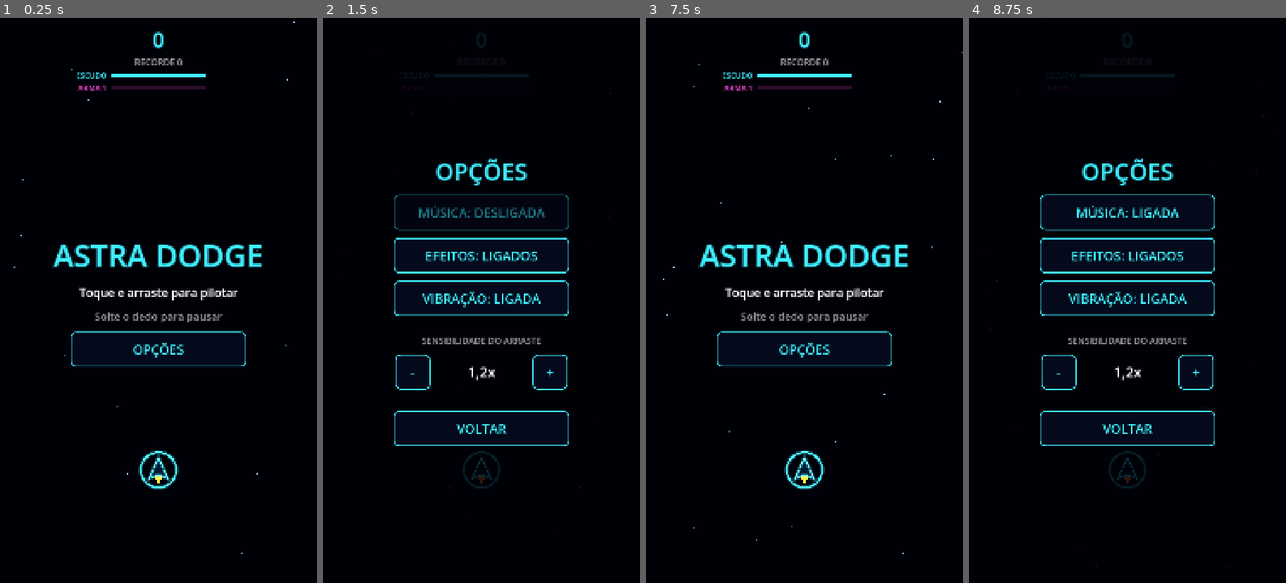
Above: before the commit, frames 1-4 (left to right).
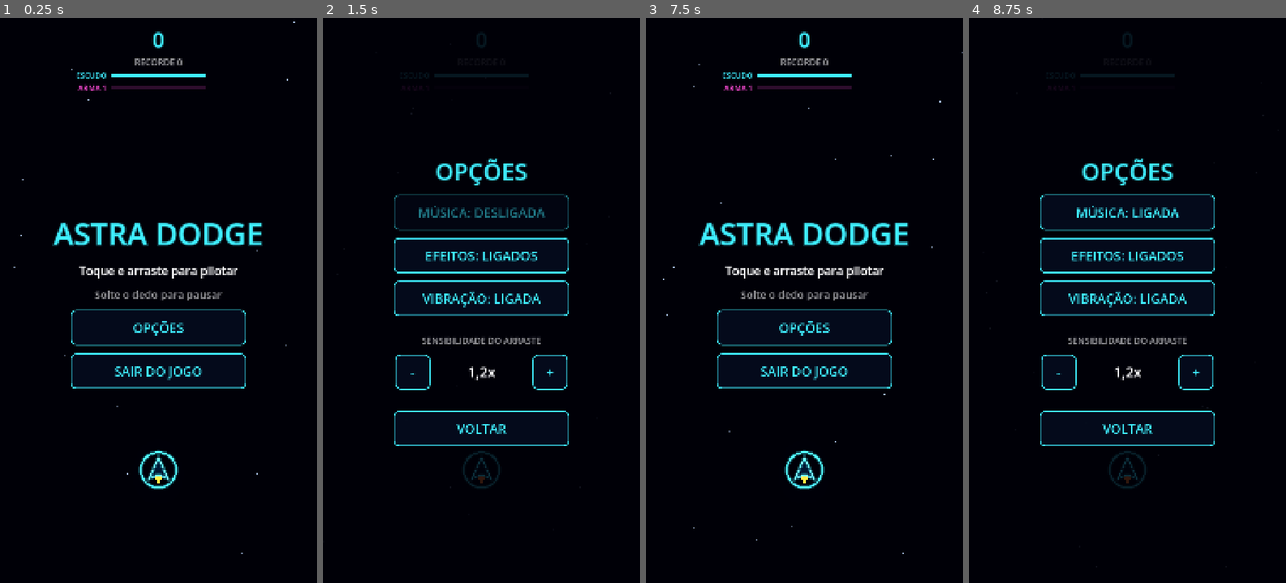
Above: after the commit, the same moments.

Repository: mprovensi/AstraDodge
Game: Godot game, scene res://scenes/main.tscn
Same seed, same stepped clock (60 frames per second), same inputs: the game is played once before the commit and once after it.
Inputs:
- Up to frame 1 (0.25 s): no input
- Up to frame 2 (1.5 s): click "OPÇÕES" at 0.5 s; click "MÚSICA: LIGADA" at 1.25 s
- Up to frame 3 (7.5 s): click "MÚSICA: DESLIGADA" at 2 s; click "EFEITOS: LIGADOS" at 2.75 s; click "EFEITOS: DESLIGADOS" at 3.5 s; click "VIBRAÇÃO: LIGADA" at 4.25 s; click "VIBRAÇÃO: DESLIGADA" at 5 s; click "-" at 5.75 s; click "+" at 6.5 s; click "VOLTAR" at 7.25 s
- Up to frame 4 (8.75 s): click "OPÇÕES" at 8 s

The runs differ from the first frame. In frame 1, 6.1% of the frame differs, in the area x 16-83%, y 36-66%; in frame 2, nothing differs; in frame 3, 6.1%; in frame 4, nothing differs.

Commit message:
Botão Sair do jogo no menu inicial
Co-Authored-By: Claude Opus 5.5 <noreply@anthropic.com>

Diff:
--- a/scripts/hud.gd
+++ b/scripts/hud.gd
@@ -35,6 +35,7 @@
 var _restart_button: Button
 var _continue_button: Button
 var _options_button: Button
+var _quit_button: Button
 
 var _options_layer: Control
 var _center_was_visible := false
@@ -102,6 +103,11 @@
 	_options_button = _make_button("OPÇÕES")
 	_options_button.pressed.connect(open_options)
 	_center.add_child(_options_button)
+	_quit_button = _make_button("SAIR DO JOGO")
+	_quit_button.pressed.connect(func() -> void:
+		Game.save_data()
+		get_tree().quit())
+	_center.add_child(_quit_button)
 
 	_build_options(root)
 	hide_center()
@@ -136,7 +142,7 @@
 func blocks_touch(pos: Vector2) -> bool:
 	if _options_layer.visible:
 		return true
-	for b: Button in [_restart_button, _continue_button, _options_button]:
+	for b: Button in [_restart_button, _continue_button, _options_button, _quit_button]:
 		if b.is_visible_in_tree() and b.get_global_rect().has_point(pos):
 			return true
 	return false
@@ -191,6 +197,7 @@
 		"Toque e arraste para pilotar",
 		"Solte o dedo para pausar" if first_time else "",
 		false, false, true)
+	_quit_button.visible = first_time  # só no menu inicial
 
 
 func show_paused() -> void:
@@ -218,6 +225,7 @@
 	_restart_button.visible = show_restart
 	_continue_button.visible = show_continue
 	_options_button.visible = show_options
+	_quit_button.visible = false
 	_center.visible = true
 
 
Not shown, changed: PLANO_V2.md
